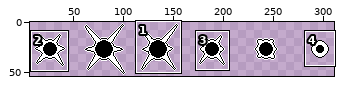
A sprite sheet gets an edit: Assets/Texture/Particles/circle_explosion-sheet.png. The picture above shows the old version from afar; the outline marks the close-up.
Close-up. The starting point:
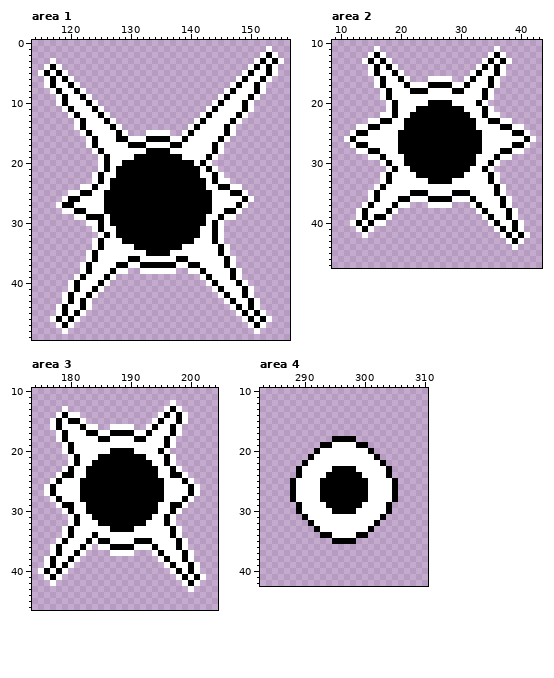
The file is 378x54 pixels. Shown: area 1: x 114..156, y 0..49; area 2: x 9..43, y 10..47; area 3: x 174..204, y 10..46; area 4: x 283..310, y 10..42. The wide view leaves out empty margins. The commit also changed other parts of the picture, which this record leaves out.
After the commit:
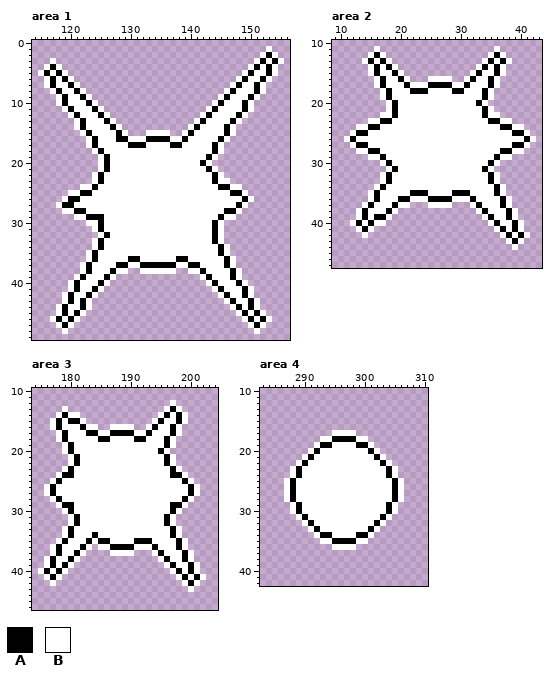
Palette (. is transparent): A #000000  B #ffffff
The edit:
Area 1:
The edit turns colour A into colour B in row 18 at x 133 to 136; in row 19 at x 131 to 138; in row 20 at x 129 to 140; in rows 21 to 22 at x 128 to 141; in rows 23 to 24 at x 127 to 142; in rows 25 to 28 at x 126 to 143.
The edit turns colour A into colour B in rows 29 to 30 at x 127 to 142; in rows 31 to 32 at x 128 to 141; in row 33 at x 129 to 140; in row 34 at x 131 to 138; in row 35 at x 133 to 136.
Area 2:
The edit turns colour A into colour B in row 20 at x 25 to 28; in row 21 at x 23 to 30; in row 22 at x 22 to 31; in rows 23 to 24 at x 21 to 32; in rows 25 to 28 at x 20 to 33; in rows 29 to 30 at x 21 to 32.
The edit turns colour A into colour B in row 31 at x 22 to 31; in row 32 at x 23 to 30; in row 33 at x 25 to 28.
Area 3:
The edit turns colour A into colour B in row 20 at x 187 to 190; in row 21 at x 185 to 192; in row 22 at x 184 to 193; in rows 23 to 24 at x 183 to 194; in rows 25 to 28 at x 182 to 195; in rows 29 to 30 at x 183 to 194.
The edit turns colour A into colour B in row 31 at x 184 to 193; in row 32 at x 185 to 192; in row 33 at x 187 to 190.
Area 4:
There is now colour B in row 17 at x 295 to 298; in row 18 at x 293 to 294 and 299 to 300; in row 19 at x 292 and 301; in row 20 at x 291 and 302; in row 21 at x 290 and 303; in row 22 at x 289 and 304.
There is now colour B in rows 23 to 24 at x 288 and 305; in rows 25 to 28 at x 287 and 306; in rows 29 to 30 at x 288 and 305; in row 31 at x 289 and 304; in row 32 at x 290 and 303; in row 33 at x 291 and 302.
There is now colour B in row 34 at x 292 and 301; in row 35 at x 293 to 294 and 299 to 300; in row 36 at x 295 to 298.
The edit turns colour A into colour B in row 23 at x 295 to 298; in row 24 at x 294 to 299; in rows 25 to 28 at x 293 to 300; in row 29 at x 294 to 299; in row 30 at x 295 to 298.
Where, in picture pixels (left, top, right, bottom), the same in both close-ups:
changed: (104, 148, 212, 256)
changed: (398, 100, 482, 184)
changed: (80, 448, 164, 532)
changed: (284, 430, 404, 550)
